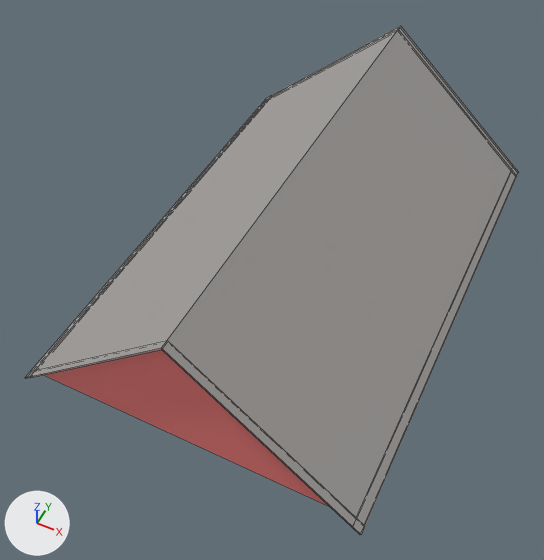
Before and after pictures for a commit that changed the FBX model Next-Level Sonics City/Assets/View/Resources/Tiles/ResidentialBuildingTile/Model/Roof/SmallRoof.fbx.
Camera for both pictures: a 50 mm lens placed at (10.8, -25.2, 42.9), pointed at (-0.3, -2.9, 15.2). Every picture has the same lights, and +X, +Y and +Z are marked at lower left. Mesh edges are drawn as thin lines. Where no turn or scale is listed for an object, it has been applied to the vertices.

Names of what the first picture shows: 'SmallRoof'.
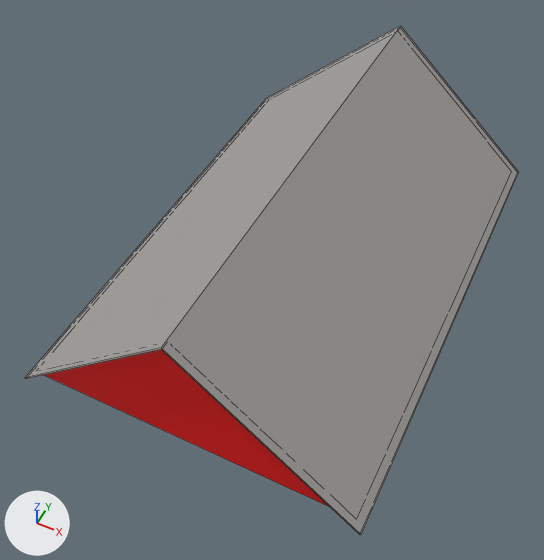
The newer file is also turned or shifted as a whole; pictures and numbers use the older file's frame.

Boxes (x1, y1, x2, y2) around the edits, measured in the pictures (544 x 560 px):
'SmallRoof', recoloured, reshaped
    both: (25, 26, 519, 535)

What the commit changed:
Material 'HouseColor' (mat_housecolor) changes colour from pink #fb8381 to red #ff0000; in linear values from (0.961, 0.227, 0.219) to (1.0, 0.0, 0.0).
me_cube_029 is used by ob_smallroof; location (0.0, 0.0, 14.0).
me_cube_029 had 40 vertices, 39 faces and spanned x -8.4..8.4, y -12.4..12.4, z -0.3..7.1.
me_cube_029 now has 18 vertices, 10 faces and spans x -8.4..8.4, y -12.4..12.4, z -0.3..7.1.
Part 1, on me_cube_029:
22 vertices are removed from x -8.4..8.4, y -12.4..12.4, z -0.3..7.1.
37 faces are deleted.
8 new faces join them, mat_roof (grey #a3a09e).
